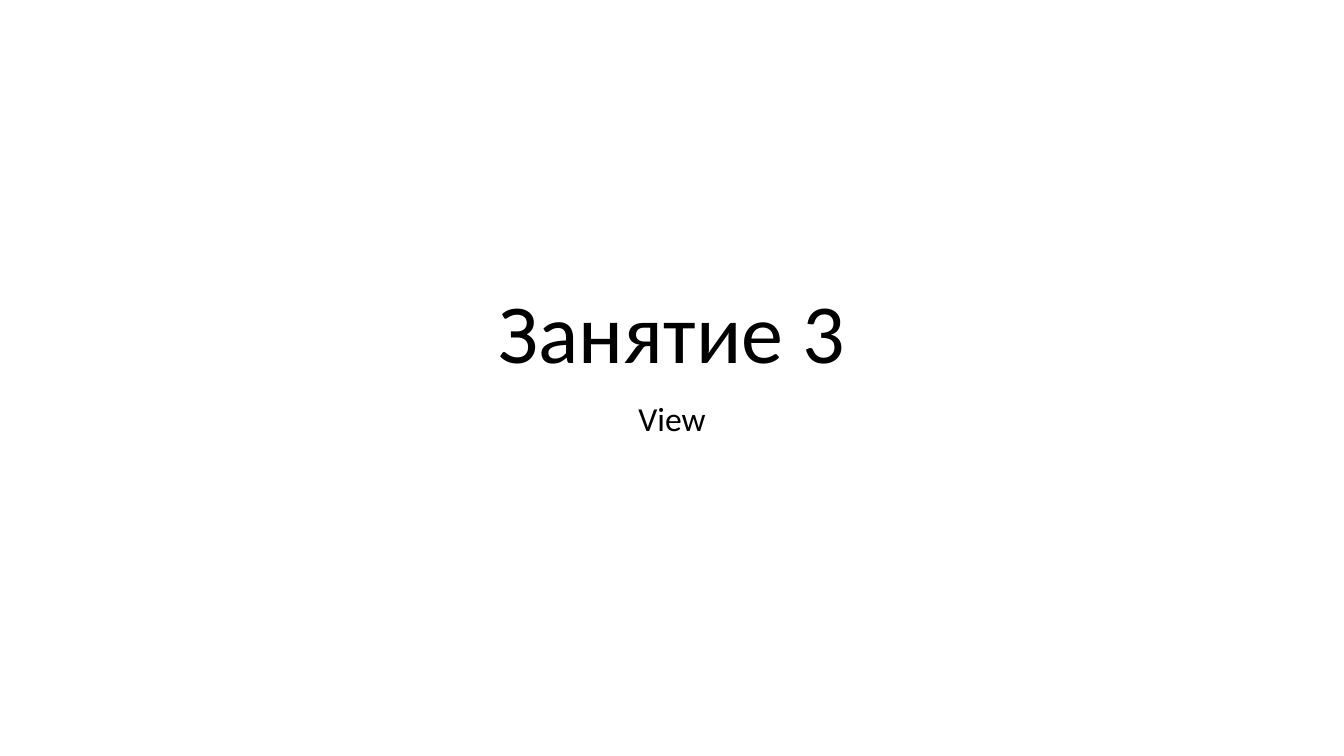
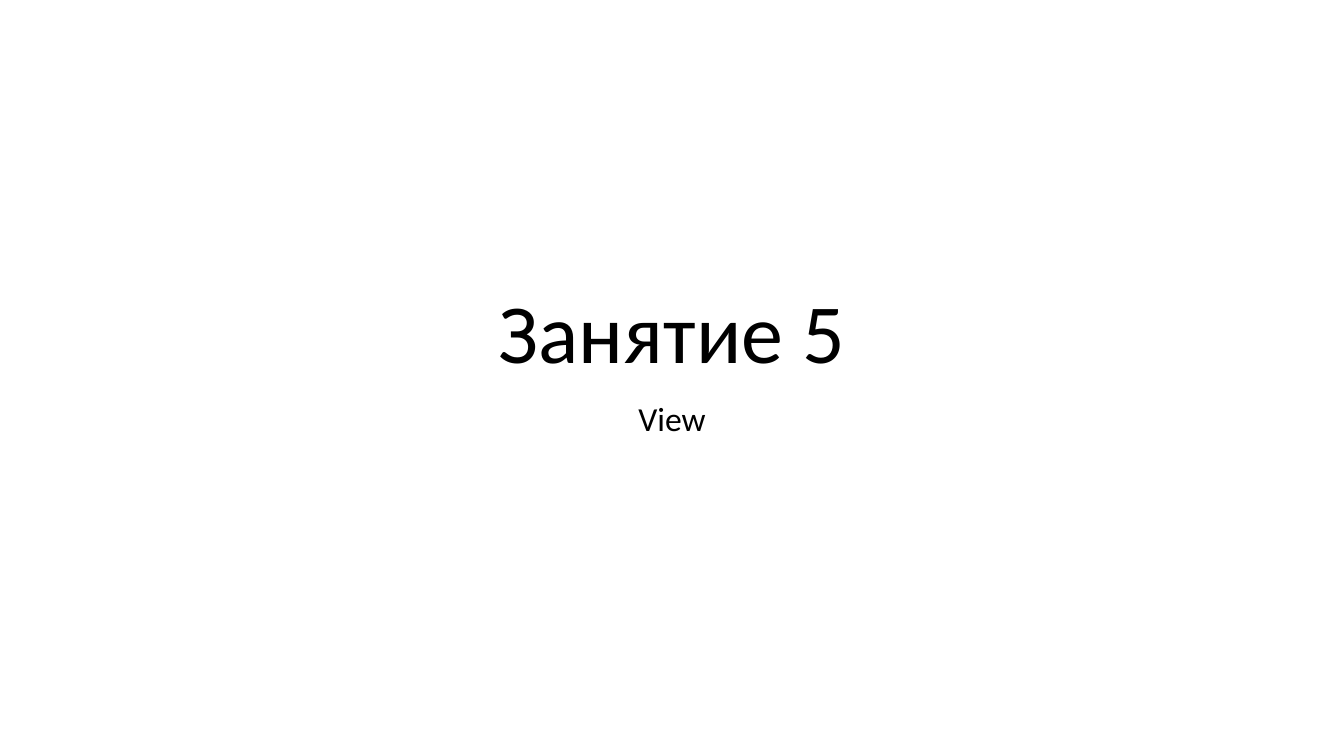
Before and after one commit to Mikhail-Vaganov/psu-applicants, a slide deck: slide 1 of Presentations/Занятие 5.pptx. Drawn at 1344x756 pixels with LibreOffice and Linux fonts; fonts in the diff are those of the drawing. Boxes give left, top, right and bottom in pixels: in the first picture for what was removed or moved away, otherwise in the second. Text is boxed around its words. In the diff, an @@ line names an element or a change of style, - is before the commit and + after.

```diff
--- a/Presentations/Занятие 5.pptx
+++ b/Presentations/Занятие 5.pptx
@@ title at (499, 308, 845, 364): text changed @@
-Занятие 3
+Занятие 5
```
Also in this commit, not shown: 4 other files.
